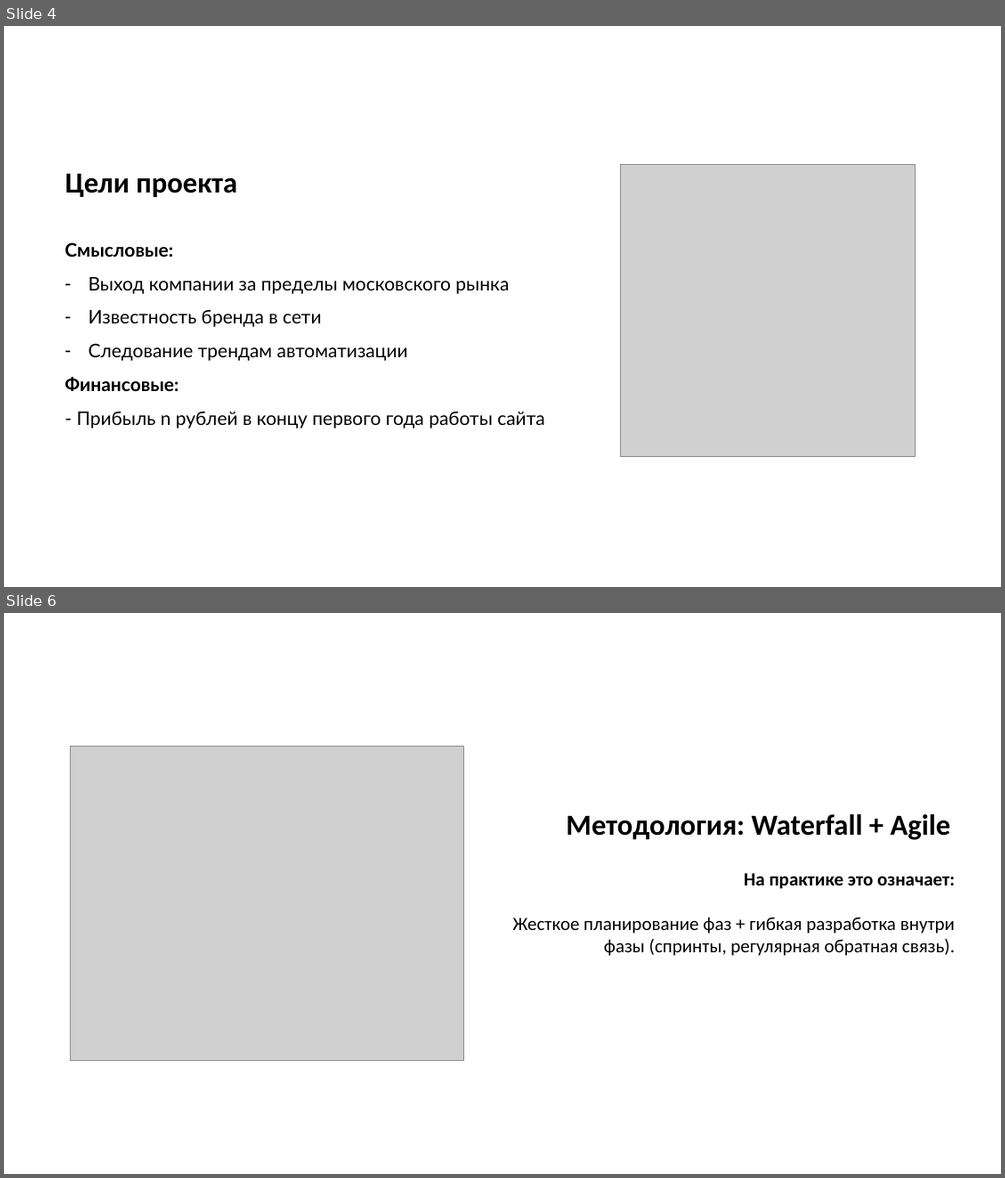
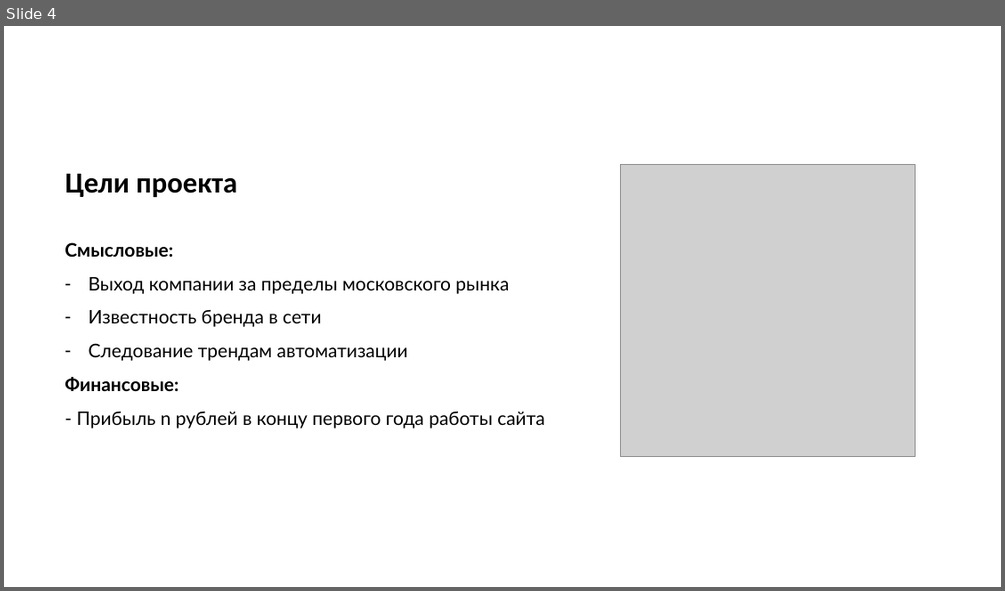
Before and after one commit to LYuree/UiTP, a slide deck: УиТП презентация.pptx. Shown one above the other, each under a label of ours: slides 4 and 6 before the commit, slide 4 after it; the slides between them are not shown. The pictures are 1005x1178 and 1005x591 pixels, drawn with LibreOffice and Linux fonts; fonts in the diff are those of the drawing; grey boxes stand for pictures. Boxes give left, top, right and bottom in pixels: in the first picture for what was removed or moved away, otherwise in the second. Text is boxed around its words. In the diff, an @@ line names an element or a change of style, - is before the commit and + after.

```diff
--- a/УиТП презентация.pptx
+++ b/УиТП презентация.pptx
@@ slide 6 removed at (x1=4, y1=613, x2=1001, y2=1174), background #FFFFFF @@
@@ picture removed at (x1=71, y1=747, x2=464, y2=1060) @@
@@ text removed at (x1=566, y1=814, x2=951, y2=840) @@
-Методология: Waterfall + Agile
@@ text removed at (x1=513, y1=873, x2=955, y2=956) @@
-На практике это означает:
-Жесткое планирование фаз + гибкая разработка внутри фазы (спринты, регулярная обратная связь).
```
Also in this commit, not shown: 4 slides changed, 3 slides added, 6 other slides removed, 1 other file.
